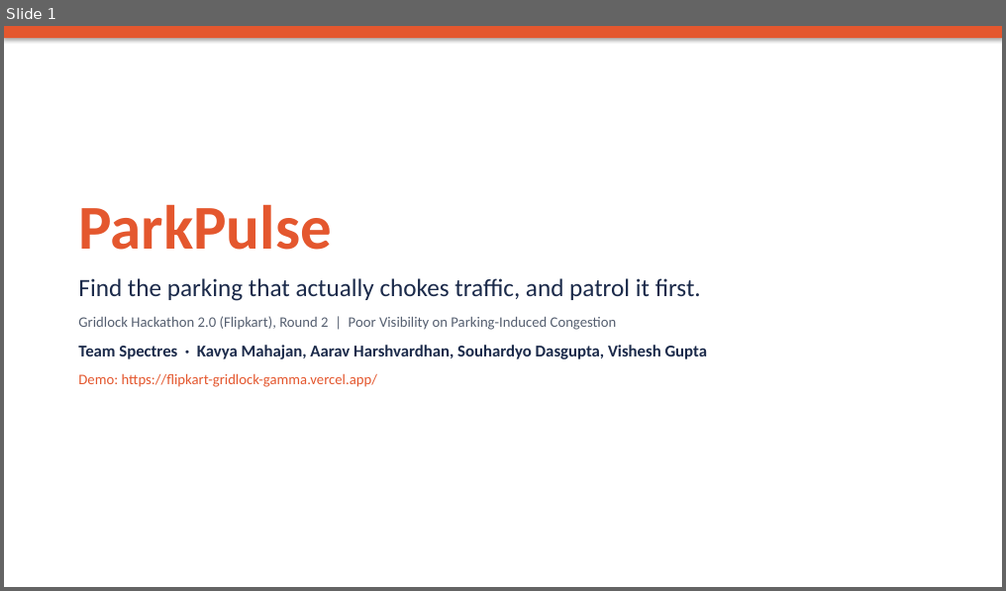
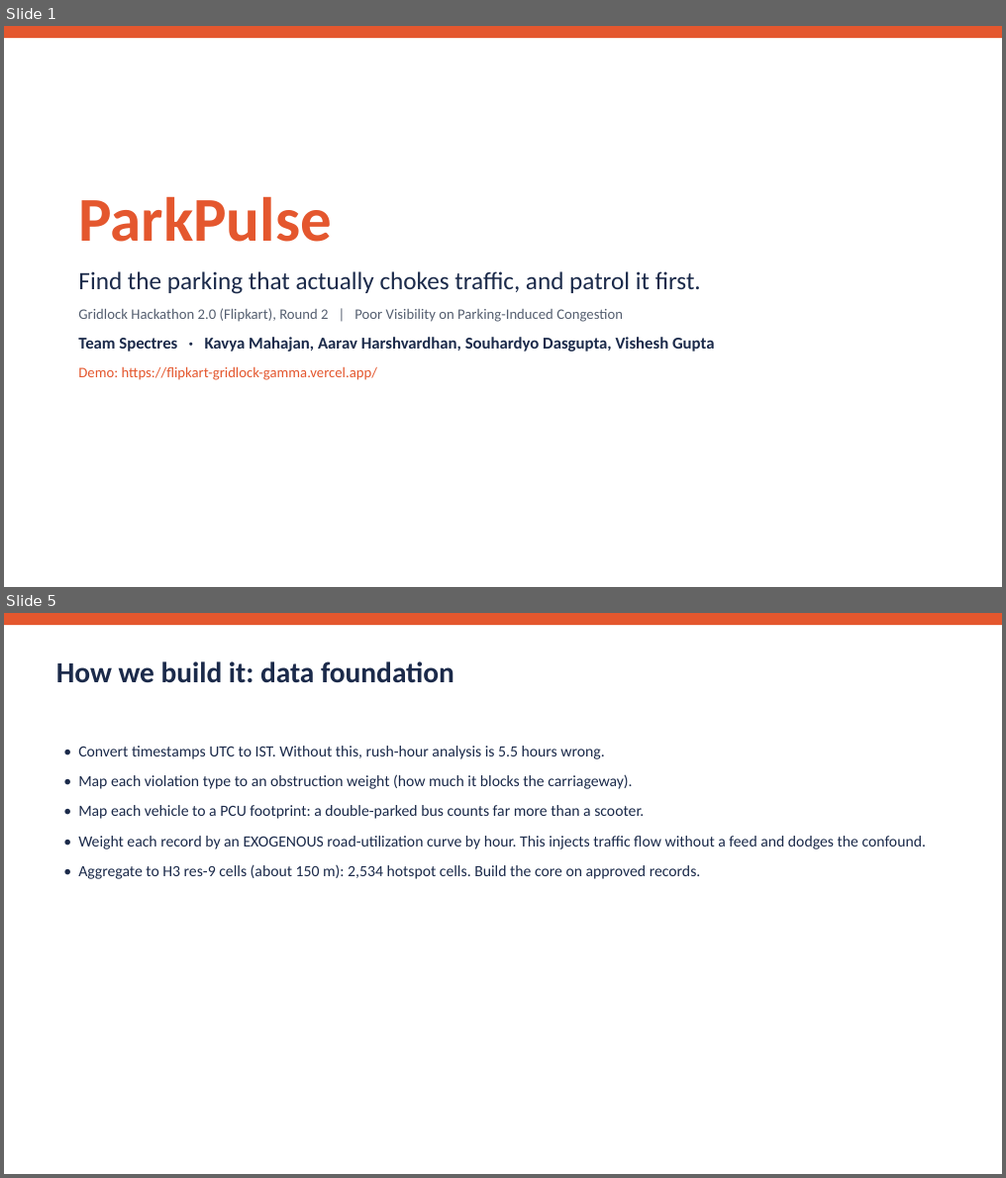
Before and after one commit to senku14x/Flipkart-Gridlock, a slide deck: submission/ParkPulse_Pitch_Deck.pptx. Shown one above the other, each under a label of ours: slide 1 before the commit, slides 1 and 5 after it; the slides between them are not shown. The pictures are 1006x591 and 1006x1178 pixels, drawn with LibreOffice and Linux fonts; fonts in the diff are those of the drawing. Boxes give left, top, right and bottom in pixels: in the first picture for what was removed or moved away, otherwise in the second. Text is boxed around its words. In the diff, an @@ line names an element or a change of style, - is before the commit and + after.

```diff
--- a/submission/ParkPulse_Pitch_Deck.pptx
+++ b/submission/ParkPulse_Pitch_Deck.pptx
@@ slide 5 added at box(4, 613, 1002, 1174), background #FFFFFF @@
@@ rectangle added at box(4, 613, 1002, 625), fill #E4572E @@
@@ text added at box(56, 662, 454, 683), 28 pt, text #1B2A4A, bold @@
+How we build it: data foundation
@@ text added at box(78, 746, 927, 879), 15 pt, text #1B2A4A @@
+• Convert timestamps UTC to IST. Without this, rush-hour analysis is 5.5 hours wrong.
+• Map each violation type to an obstruction weight (how much it blocks the carriageway).
+• Map each vehicle to a PCU footprint: a double-parked bus counts far more than a scooter.
+• Weight each record by an EXOGENOUS road-utilization curve by hour. This injects traffic flow without a feed and dodges the confound.
+• Aggregate to H3 res-9 cells (about 150 m): 2,534 hotspot cells. Build the core on approved records.
@@ slide 1 changed as well @@
@@ rectangle at box(4, 26, 1002, 38): shadow off @@
@@ text "ParkPulse" rewrapped from box(78, 204, 708, 387) to box(78, 196, 715, 380) @@
```
Also in this commit, not shown: 4 other slides changed, 10 other slides added, 8 slides removed, 1 other file.
